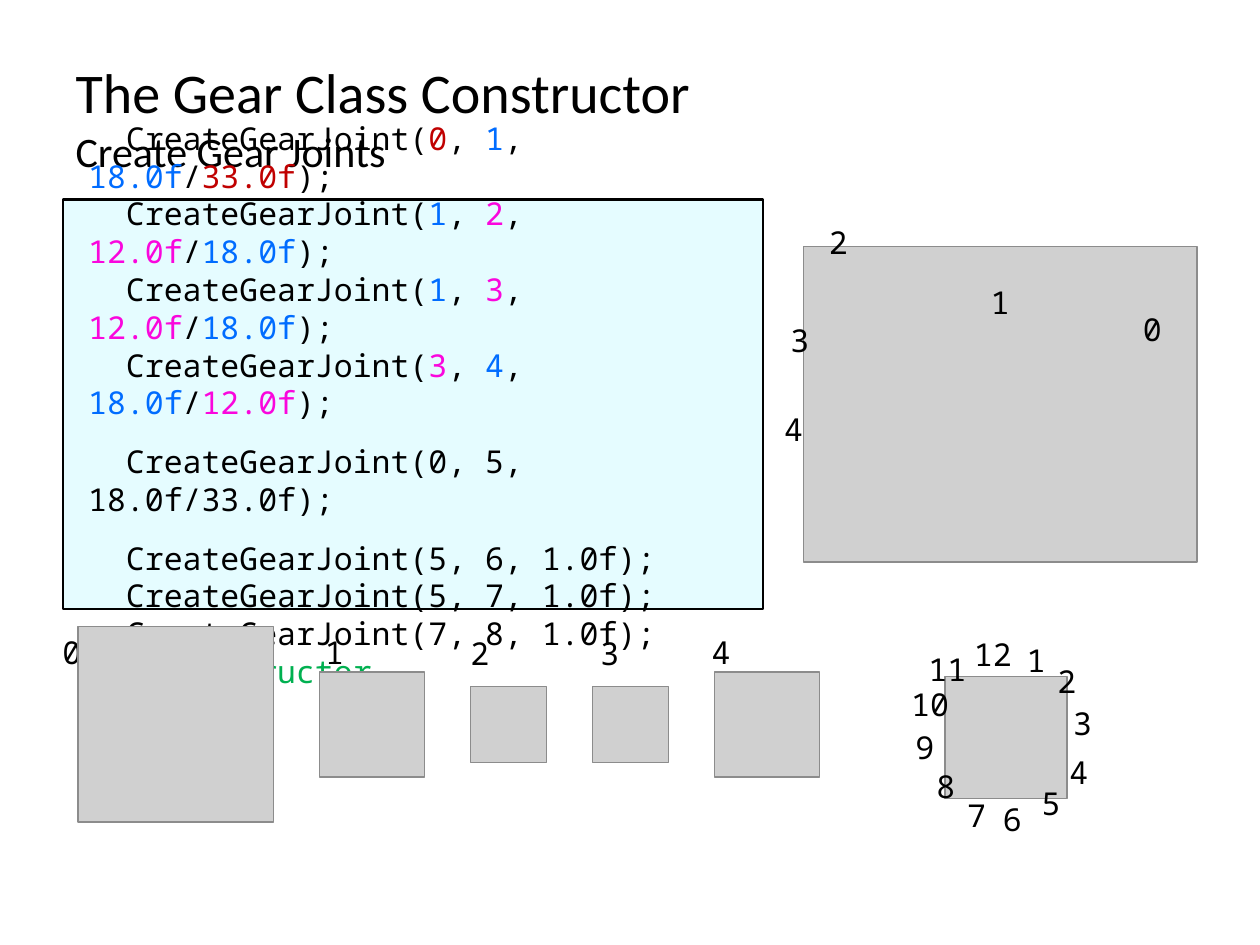
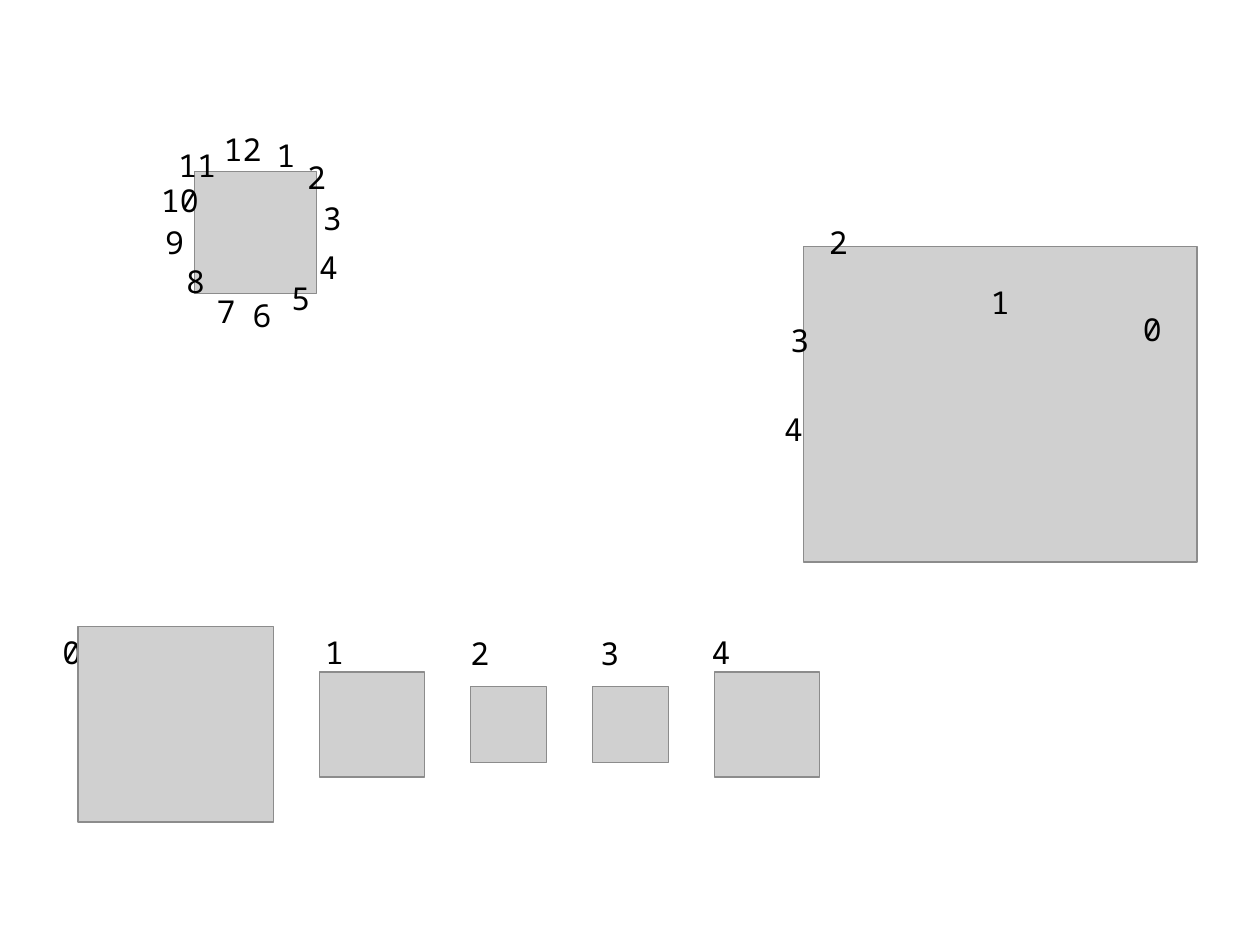
Before and after one commit to Ian-Parberry/sage-docs, a slide deck: slide 1 of Doxygen/physics/8. Box2D Joint Toy/figures.pptx. Drawn at 1260x945 pixels with LibreOffice and Linux fonts; fonts in the diff are those of the drawing; grey boxes stand for pictures. Boxes give left, top, right and bottom in pixels: in the first picture for what was removed or moved away, otherwise in the second. Text is boxed around its words. In the diff, an @@ line names an element or a change of style, - is before the commit and + after.

Commit message:
More figures for Joint Toy

```diff
--- a/Doxygen/physics/8. Box2D Joint Toy/figures.pptx
+++ b/Doxygen/physics/8. Box2D Joint Toy/figures.pptx
@@ title removed at bbox=[76, 74, 690, 177] @@
-The Gear Class Constructor
-Create Gear Joints
@@ 12 texts, 1 picture: place and size @@
-12 texts, 1 picture at bbox=[911, 643, 1092, 832]
+12 texts, 1 picture at bbox=[161, 138, 342, 328]
@@ rectangle removed at bbox=[63, 199, 764, 609] @@
-CreateGearJoint(0, 1, 18.0f/33.0f);
-CreateGearJoint(1, 2, 12.0f/18.0f);
-CreateGearJoint(1, 3, 12.0f/18.0f);
-CreateGearJoint(3, 4, 18.0f/12.0f);
-CreateGearJoint(0, 5, 18.0f/33.0f);
-CreateGearJoint(5, 6, 1.0f);
-CreateGearJoint(5, 7, 1.0f);
-CreateGearJoint(7, 8, 1.0f);
-} //constructor
```
Also in this commit, not shown: 6 slides added, 35 other files.
